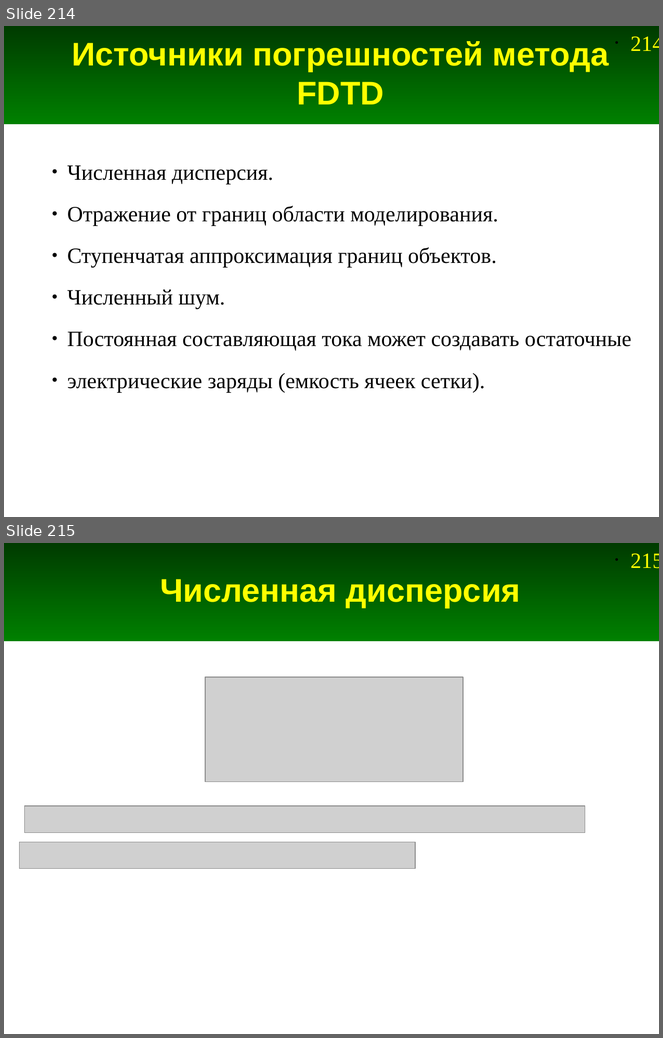
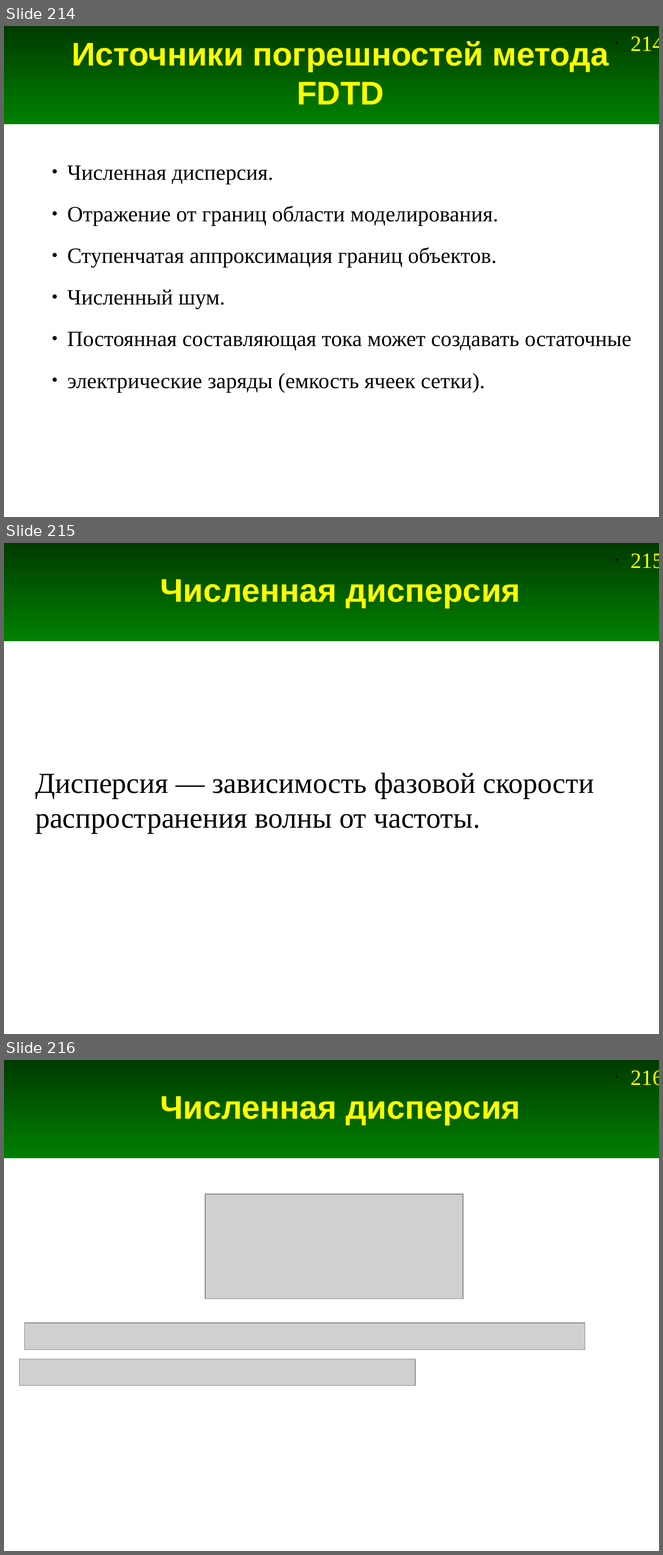
Before and after one commit to andris0147sv/modelling, a slide deck: presentations/2. FDTD.odp. Shown one above the other, each under a label of ours: slides 214 and 215 before the commit, slides 214, 215 and 216 after it. The pictures are 663x1038 and 663x1555 pixels, drawn with LibreOffice and Linux fonts; fonts in the diff are those of the drawing; grey boxes stand for pictures. Boxes give left, top, right and bottom in pixels: in the first picture for what was removed or moved away, otherwise in the second. Text is boxed around its words. In the diff, an @@ line names an element or a change of style, - is before the commit and + after.

```diff
--- a/presentations/2. FDTD.odp
+++ b/presentations/2. FDTD.odp
@@ slide 215 added at (4,543,659,1034), background #FFFFFF; not listed: 2 template elements that a slide beside it also shows @@
@@ title added at (160,579,521,608), 36 pt, text #FFFF00, bold @@
+Численная дисперсия
@@ text added at (35,773,594,834), 32 pt, text #000000 @@
+Дисперсия — зависимость фазовой скорости распространения волны от частоты.
@@ what was slide 215 is now slide 216 @@
@@ page number at (631,1070,659,1085): text changed @@
-• 215
+• 216
```
Also in this commit, not shown: 7 slides changed, 4 other files.
